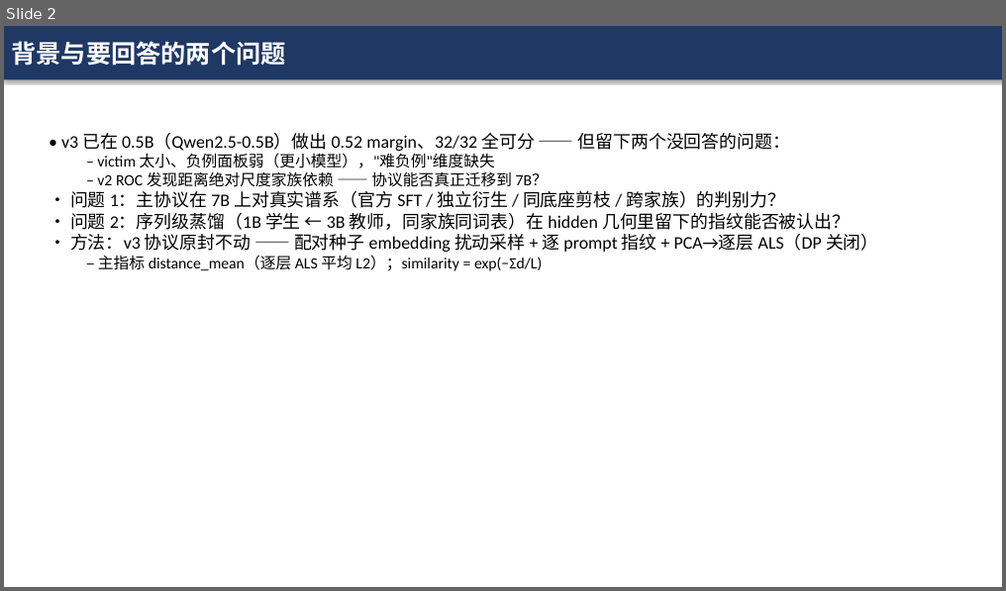
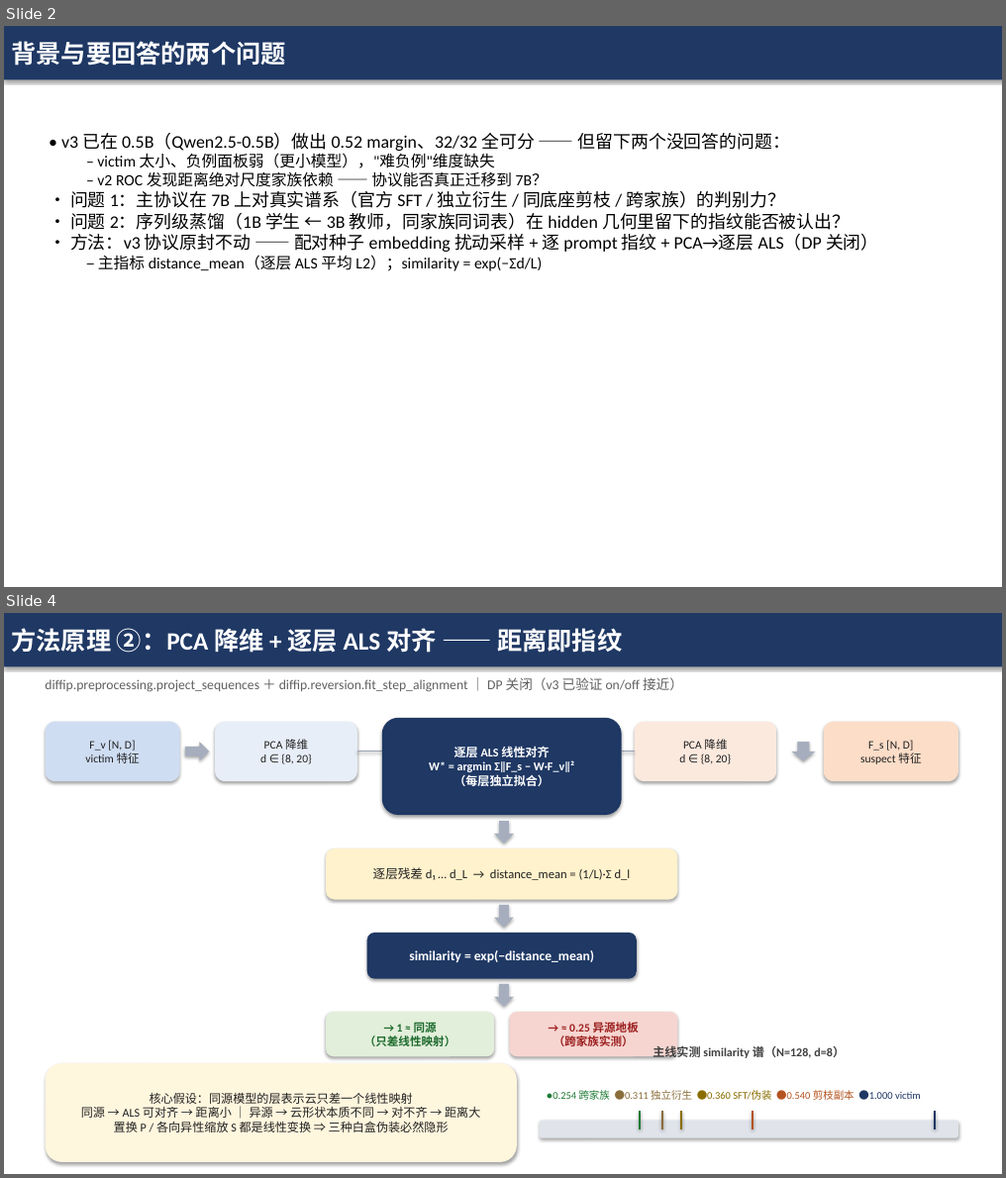
Before and after one commit to kyrie114/DiffIP, a slide deck: llm_migration_v4/汇报_v4_7B规模验证.pptx. Shown one above the other, each under a label of ours: slide 2 before the commit, slides 2 and 4 after it; the slides between them are not shown. The pictures are 1006x591 and 1006x1178 pixels, drawn with LibreOffice and Linux fonts; fonts in the diff are those of the drawing. Boxes give left, top, right and bottom in pixels: in the first picture for what was removed or moved away, otherwise in the second. Text is boxed around its words. In the diff, an @@ line names an element or a change of style, - is before the commit and + after.

```diff
--- a/llm_migration_v4/汇报_v4_7B规模验证.pptx
+++ b/llm_migration_v4/汇报_v4_7B规模验证.pptx
@@ slide 4 added at (4,613,1002,1174), background #FFFFFF @@
@@ rectangle added at (4,613,1002,666), fill #1F3864, 24 pt, text #FFFFFF, bold @@
+方法原理 ②：PCA 降维 + 逐层 ALS 对齐 —— 距离即指纹
@@ text added at (45,677,683,692), 13 pt, text #606060 @@
+diffip.preprocessing.project_sequences ＋ diffip.reversion.fit_step_alignment ｜ DP 关闭（v3 已验证 on/off 接近）
@@ rounded rectangle added at (46,722,180,781), fill #CFDDF2, 11 pt, text #202020 @@
+F_v [N, D]
+victim 特征
@@ rounded rectangle added at (215,722,357,781), fill #E8EEF7, 11 pt, text #202020 @@
+PCA 降维
+d ∈ {8, 20}
@@ rounded rectangle added at (382,718,622,815), fill #1F3864, 11.5 pt, text #FFFFFF, bold @@
+逐层 ALS 线性对齐
+W* = argmin Σ‖F_s − W·F_v‖²
+（每层独立拟合）
@@ rounded rectangle added at (635,722,776,781), fill #FBE9DE, 11 pt, text #202020 @@
+PCA 降维
+d ∈ {8, 20}
@@ rounded rectangle added at (824,722,958,781), fill #FBDDC8, 11 pt, text #202020 @@
+F_s [N, D]
+suspect 特征
@@ right arrow added at (185,742,209,761), fill #A6AEBE @@
@@ line added from (357, 752) to (382, 752), #9AA2B2 1.2 pt @@
@@ line added from (635, 752) to (622, 752), #9AA2B2 1.2 pt @@
@@ down arrow added at (792,742,816,761), fill #A6AEBE @@
@@ rounded rectangle added at (326,849,678,900), fill #FFF2CC, 12 pt, text #202020 @@
+逐层残差 d₁ … d_L → distance_mean = (1/L)·Σ d_l
@@ down arrow added at (494,821,514,844), fill #A6AEBE @@
@@ down arrow added at (494,905,514,928), fill #A6AEBE @@
@@ rounded rectangle added at (367,933,637,979), fill #1F3864, 13 pt, text #FFFFFF, bold @@
+similarity = exp(−distance_mean)
@@ down arrow added at (494,984,514,1007), fill #A6AEBE @@
@@ rounded rectangle added at (326,1012,494,1057), fill #E2EFDA, 11 pt, text #1E6B2E, bold @@
+→ 1 ≈ 同源
+（只差线性映射）
@@ rounded rectangle added at (509,1012,678,1057), fill #F6D5D0, 11 pt, text #9C1F1F, bold @@
+→ ≈ 0.25 异源地板
+（跨家族实测）
@@ text added at (652,1044,845,1059), 11.5 pt, text #404040, bold @@
+主线实测 similarity 谱（N=128, d=8）
@@ rounded rectangle added at (46,1063,517,1162), fill #FFF6DE, 11.5 pt, text #202020 @@
+核心假设：同源模型的层表示云只差一个线性映射
+同源 → ALS 可对齐 → 距离小 ｜ 异源 → 云形状本质不同 → 对不齐 → 距离大
+置换 P / 各向异性缩放 S 都是线性变换 ⇒ 三种白盒伪装必然隐形
@@ text added at (547,1090,921,1100), 10 pt, text #8A6D00 @@
+●0.254 跨家族 ●0.311 独立衍生 ●0.360 SFT/伪装 ●0.540 剪枝副本 ●1.000 victim
@@ line added from (640, 1112) to (640, 1130), #1E7A34 1.8 pt @@
@@ line added from (662, 1112) to (662, 1130), #8A6D3B 1.8 pt @@
@@ line added from (681, 1112) to (681, 1130), #8A6D00 1.8 pt @@
@@ line added from (752, 1112) to (752, 1130), #B4531F 1.8 pt @@
@@ line added from (935, 1112) to (935, 1130), #1F3864 1.8 pt @@
@@ rounded rectangle added at (540,1121,958,1139), fill #E0E4EA @@
```
Also in this commit, not shown: 3 slides changed, 1 other slide added, 1 other file.
